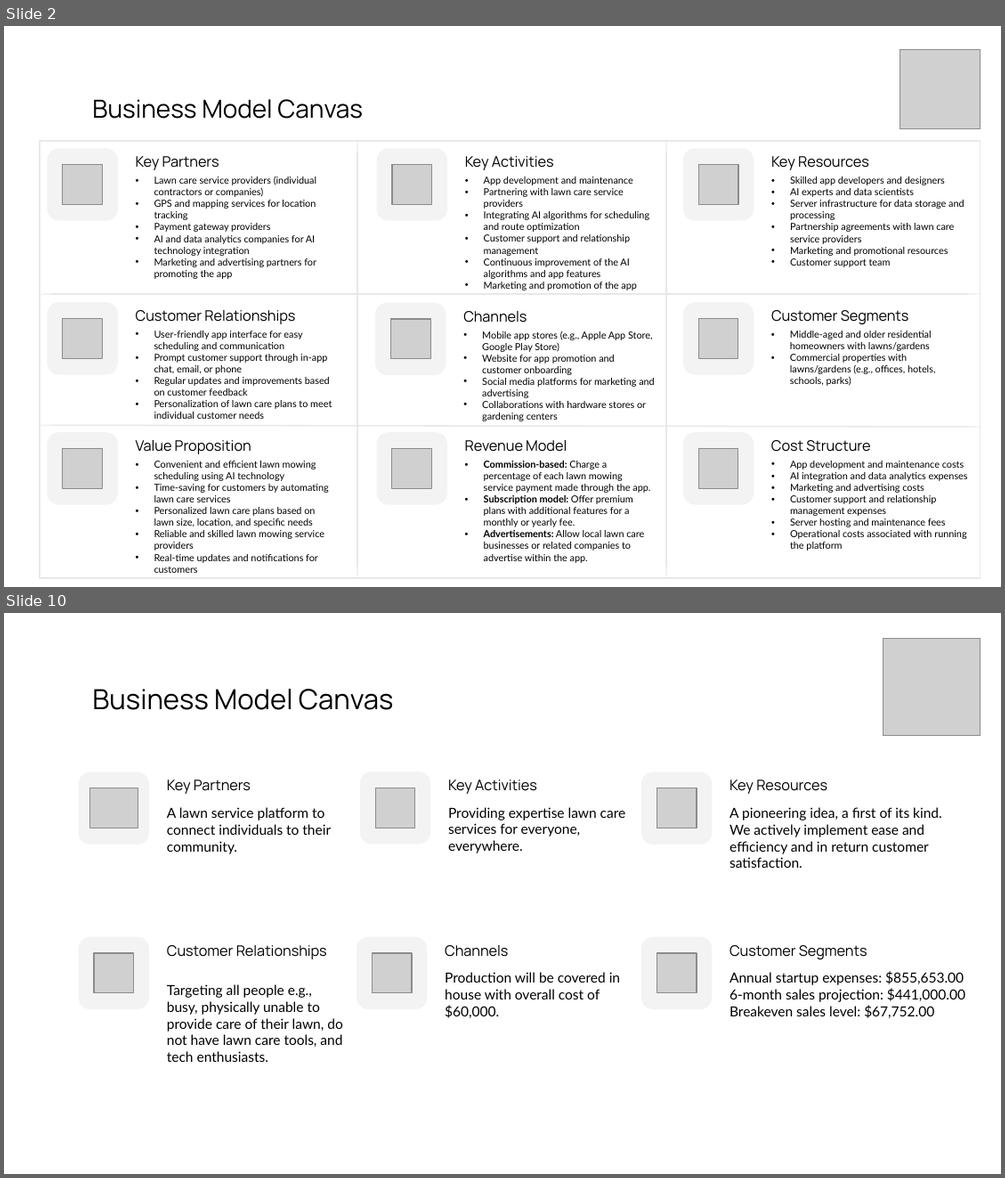
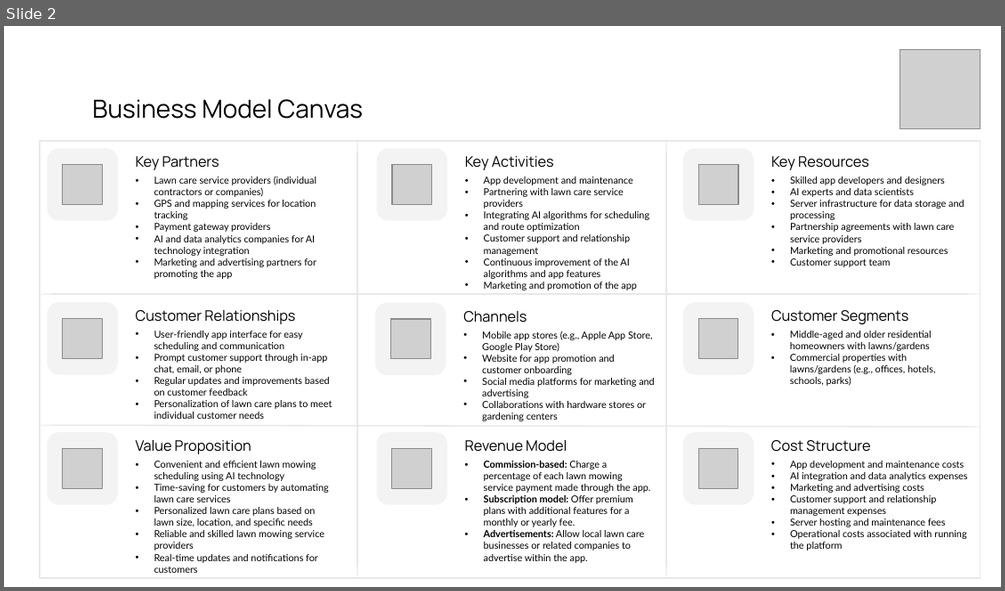
Before and after one commit to gasserahmed/VT-MIT, a slide deck: MGT5824-Tech-based Entrepreneurship/Assignments/Milestone #3 - Business Model Design & AI-powered Operating Models/gasser18-milestone3_slides.pptx. Shown one above the other, each under a label of ours: slides 2 and 10 before the commit, slide 2 after it; the slides between them are not shown. The pictures are 1005x1178 and 1005x591 pixels, drawn with LibreOffice and Linux fonts; fonts in the diff are those of the drawing; grey boxes stand for pictures. Boxes give left, top, right and bottom in pixels: in the first picture for what was removed or moved away, otherwise in the second. Text is boxed around its words. In the diff, an @@ line names an element or a change of style, - is before the commit and + after.

```diff
--- a/MGT5824-Tech-based Entrepreneurship/Assignments/Milestone #3 - Business Model Design & AI-powered Operating Models/gasser18-milestone3_slides.pptx
+++ b/MGT5824-Tech-based Entrepreneurship/Assignments/Milestone #3 - Business Model Design & AI-powered Operating Models/gasser18-milestone3_slides.pptx
@@ slide 10 removed at (4,613,1001,1174), background #FFFFFF @@
@@ picture removed at (883,639,979,736) @@
@@ title removed at (92,689,394,710) @@
-Business Model Canvas
@@ rounded rectangle removed at (79,771,150,844) @@
@@ rounded rectangle removed at (360,771,430,844) @@
@@ rounded rectangle removed at (641,771,712,844) @@
@@ picture removed at (89,788,138,828) @@
@@ subtitle removed at (167,779,251,794) @@
-Key Partners
@@ picture removed at (375,787,414,827) @@
@@ subtitle removed at (448,779,537,794) @@
-Key Activities
@@ picture removed at (657,787,696,827) @@
@@ subtitle removed at (729,779,827,794) @@
-Key Resources
@@ subtitle removed at (167,807,331,854) @@
-A lawn service platform to connect individuals to their community.
@@ subtitle removed at (448,807,626,853) @@
-Providing expertise lawn care services for everyone, everywhere.
@@ subtitle removed at (729,807,942,868) @@
-A pioneering idea, a first of its kind. We actively implement ease and efficiency and in return customer satisfaction.
@@ rounded rectangle removed at (79,937,150,1010) @@
@@ picture removed at (94,953,134,993) @@
@@ subtitle removed at (167,945,327,959) @@
-Customer Relationships
@@ rounded rectangle removed at (356,937,428,1010) @@
@@ picture removed at (372,953,412,993) @@
@@ subtitle removed at (445,945,508,957) @@
-Channels
@@ rounded rectangle removed at (641,937,712,1010) @@
@@ picture removed at (657,953,696,993) @@
@@ subtitle removed at (729,945,867,959) @@
-Customer Segments
@@ subtitle removed at (167,984,343,1062) @@
-Targeting all people e.g., busy, physically unable to provide care of their lawn, do not have lawn care tools, and tech enthusiasts.
@@ subtitle removed at (445,972,620,1018) @@
-Production will be covered in house with overall cost of $60,000.
@@ subtitle removed at (729,971,965,1018) @@
-Annual startup expenses: $855,653.00
-6-month sales projection: $441,000.00
-Breakeven sales level: $67,752.00
```
Also in this commit, not shown: 6 slides changed, 21 other slides removed, 2 other files.
